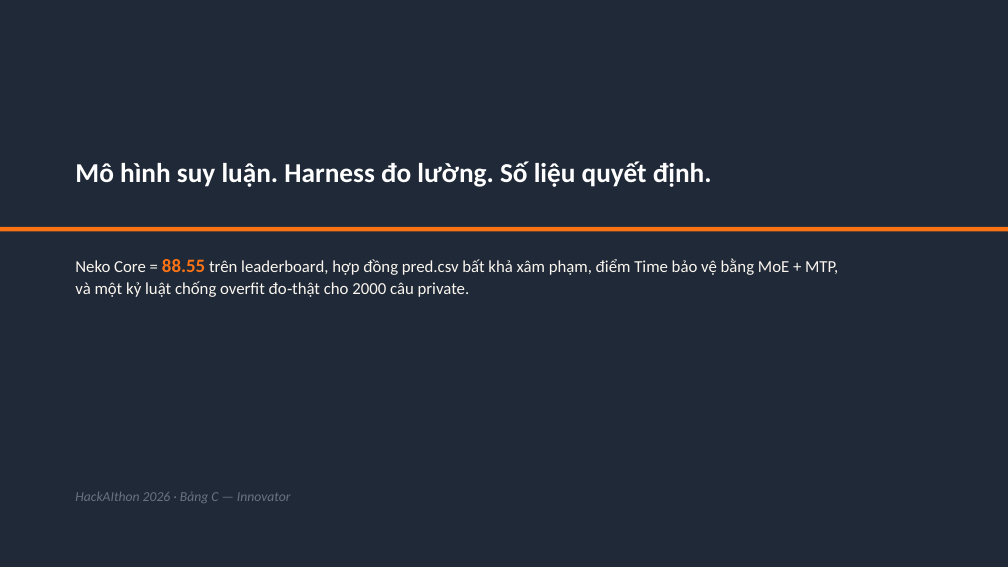
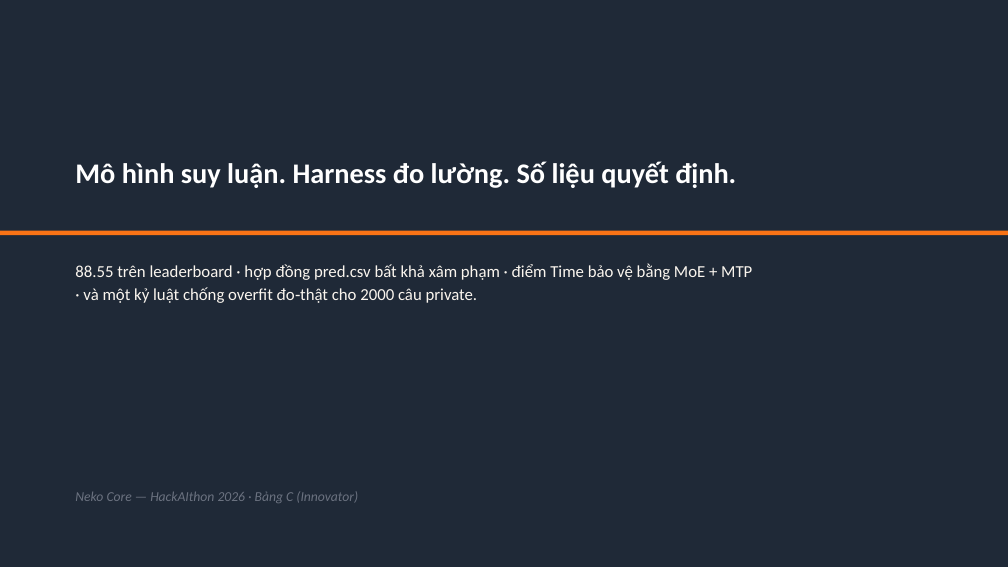
Before and after one commit to meiiie/bang_c, a slide deck: slide 13 of docs/Neko-Core-Thuyet-minh-phuong-phap.pptx (slide 12 before the commit). Drawn at 1008x567 pixels with LibreOffice and Linux fonts; fonts in the diff are those of the drawing. Boxes give left, top, right and bottom in pixels: in the first picture for what was removed or moved away, otherwise in the second. Text is boxed around its words. In the diff, an @@ line names an element or a change of style, - is before the commit and + after.

```diff
--- a/docs/Neko-Core-Thuyet-minh-phuong-phap.pptx
+++ b/docs/Neko-Core-Thuyet-minh-phuong-phap.pptx
@@ text "Mô hình suy luận. Harness ..." at [75, 161, 736, 188]: size 26 to 27 pt; more space between paragraphs @@
@@ rectangle: place and size @@
-rectangle at [0, 227, 1008, 231]
+rectangle at [0, 231, 1008, 235]
@@ text at [75, 264, 752, 303]: text changed @@
-Neko Core = 88.55 trên leaderboard, hợp đồng pred.csv bất khả xâm phạm, điểm Time bảo vệ bằng MoE + MTP,
-và một kỷ luật chống overfit đo‑thật cho 2000 câu private.
+88.55 trên leaderboard · hợp đồng pred.csv bất khả xâm phạm · điểm Time bảo vệ bằng MoE + MTP
+· và một kỷ luật chống overfit đo‑thật cho 2000 câu private.
@@ text at [75, 492, 358, 503]: text changed @@
-HackAIthon 2026 · Bảng C — Innovator
+Neko Core — HackAIthon 2026 · Bảng C (Innovator)
```
Also in this commit, not shown: 9 other slides changed, 3 slides added, 2 slides removed, 1 other file.
